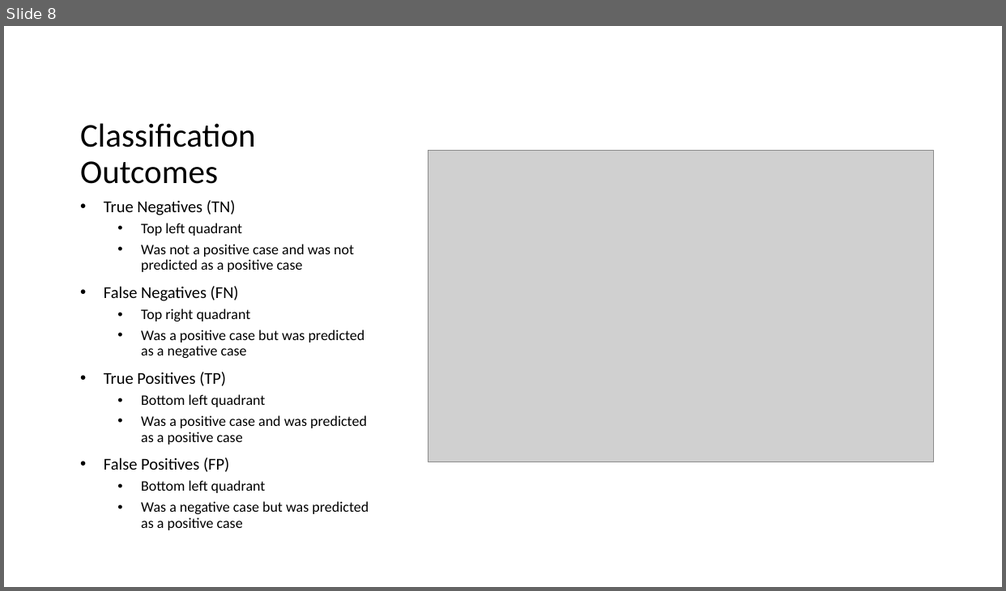
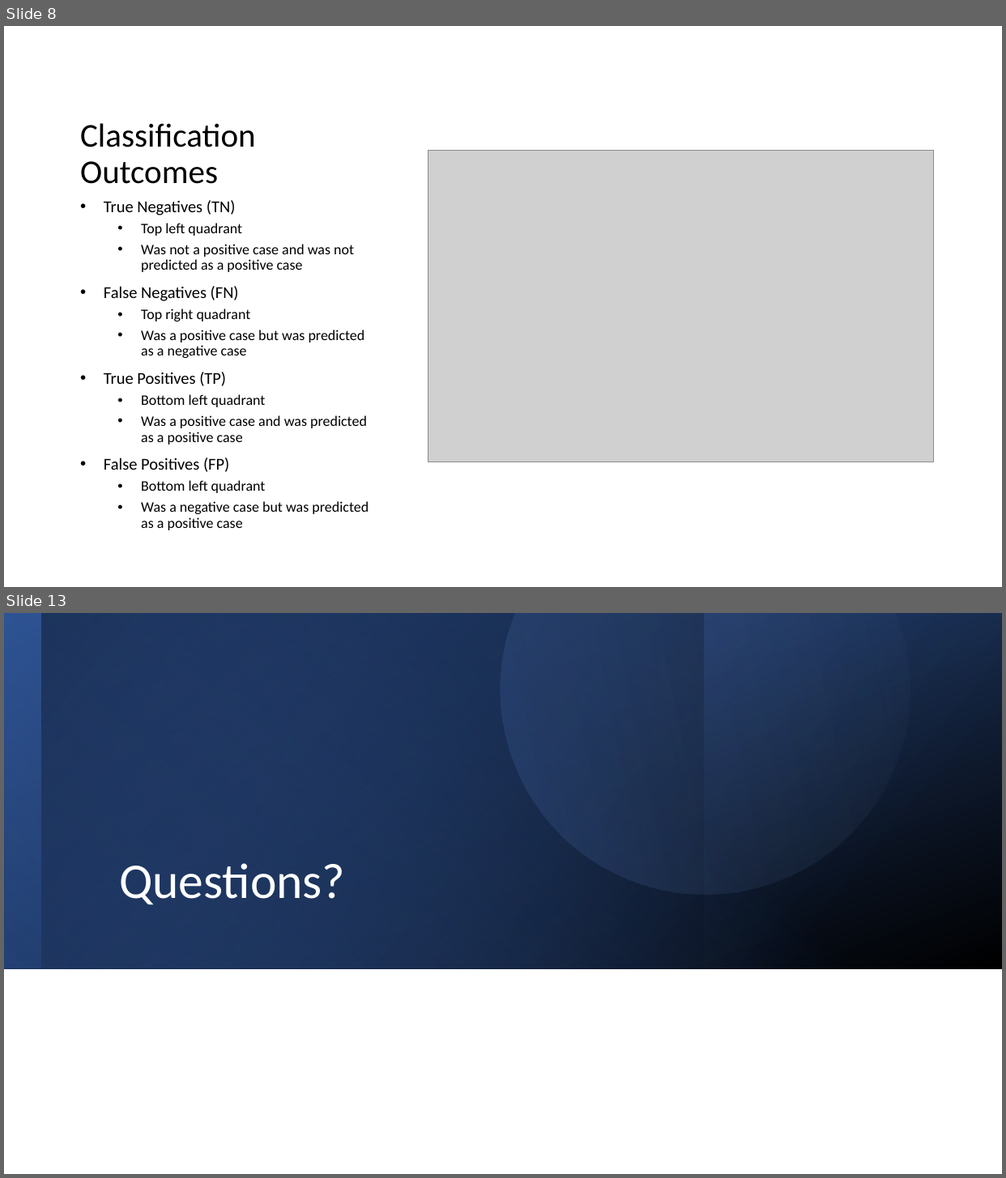
Before and after one commit to dlumian/R_Intro_Fall_2022, a slide deck: supplemental_topics/Predictive Modeling.pptx. Shown one above the other, each under a label of ours: slide 8 before the commit, slides 8 and 13 after it; the slides between them are not shown. The pictures are 1006x591 and 1006x1178 pixels, drawn with LibreOffice and Linux fonts; fonts in the diff are those of the drawing; grey boxes stand for pictures. Boxes give left, top, right and bottom in pixels: in the first picture for what was removed or moved away, otherwise in the second. Text is boxed around its words. In the diff, an @@ line names an element or a change of style, - is before the commit and + after.

```diff
--- a/supplemental_topics/Predictive Modeling.pptx
+++ b/supplemental_topics/Predictive Modeling.pptx
@@ slide 13 added at [4, 613, 1002, 1174], background #FFFFFF @@
@@ rectangle added at [4, 613, 1002, 969], fill gradient #2F5597 to #000000 @@
@@ rectangle added at [4, 613, 1002, 969], fill gradient #4472C4 to #2F5597 @@
@@ rectangle added at [4, 613, 703, 969], fill gradient #203864 to #000000 @@
@@ rectangle added at [40, 613, 1002, 969], fill gradient #4472C4 to #000000 @@
@@ freeform shape added at [428, 613, 961, 967], fill gradient #4472C4 to #8FAADC @@
@@ title added at [119, 863, 345, 905], 48 pt, text #FFFFFF @@
+Questions?
```
Also in this commit, not shown: 4 slides changed, 2 other files.
